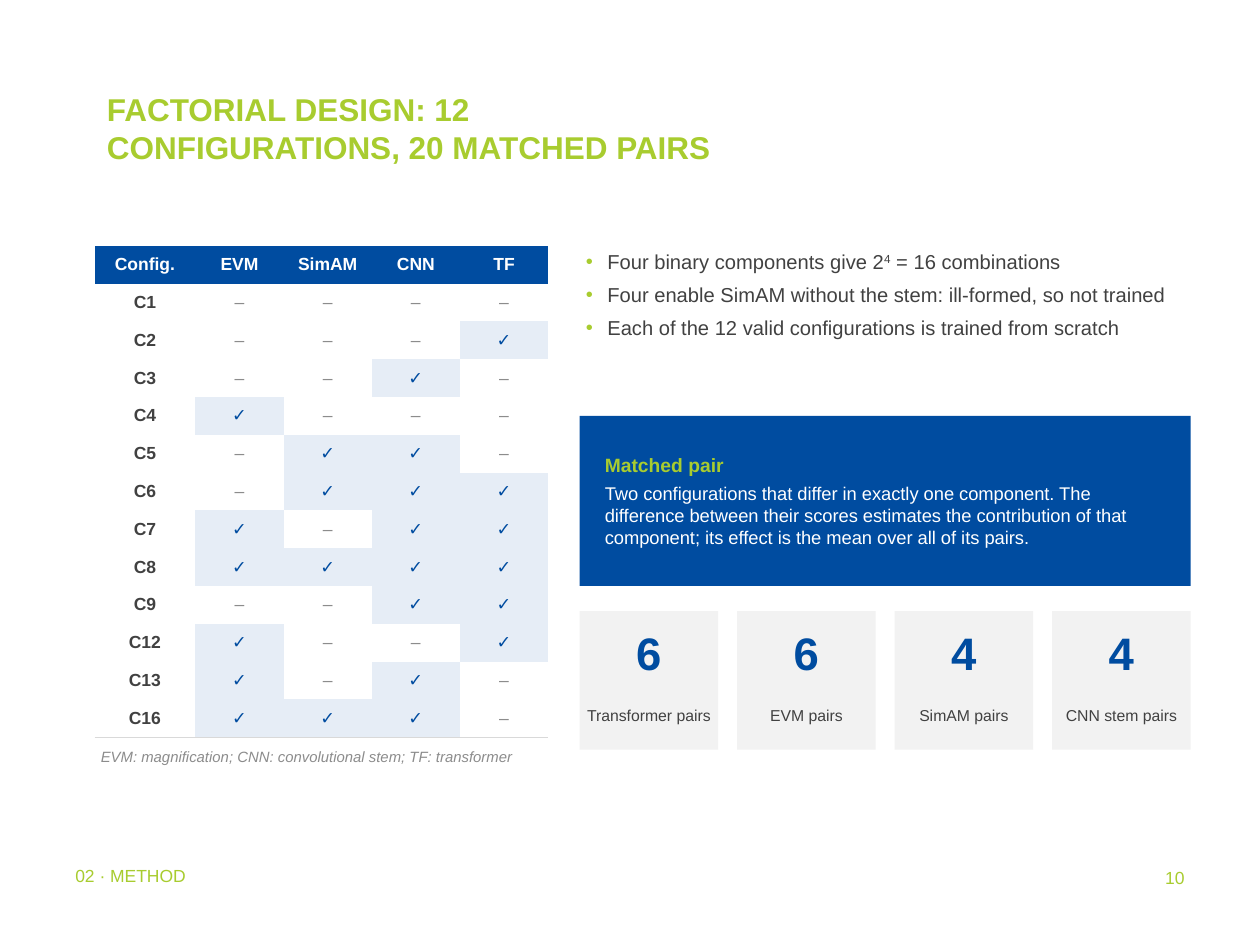
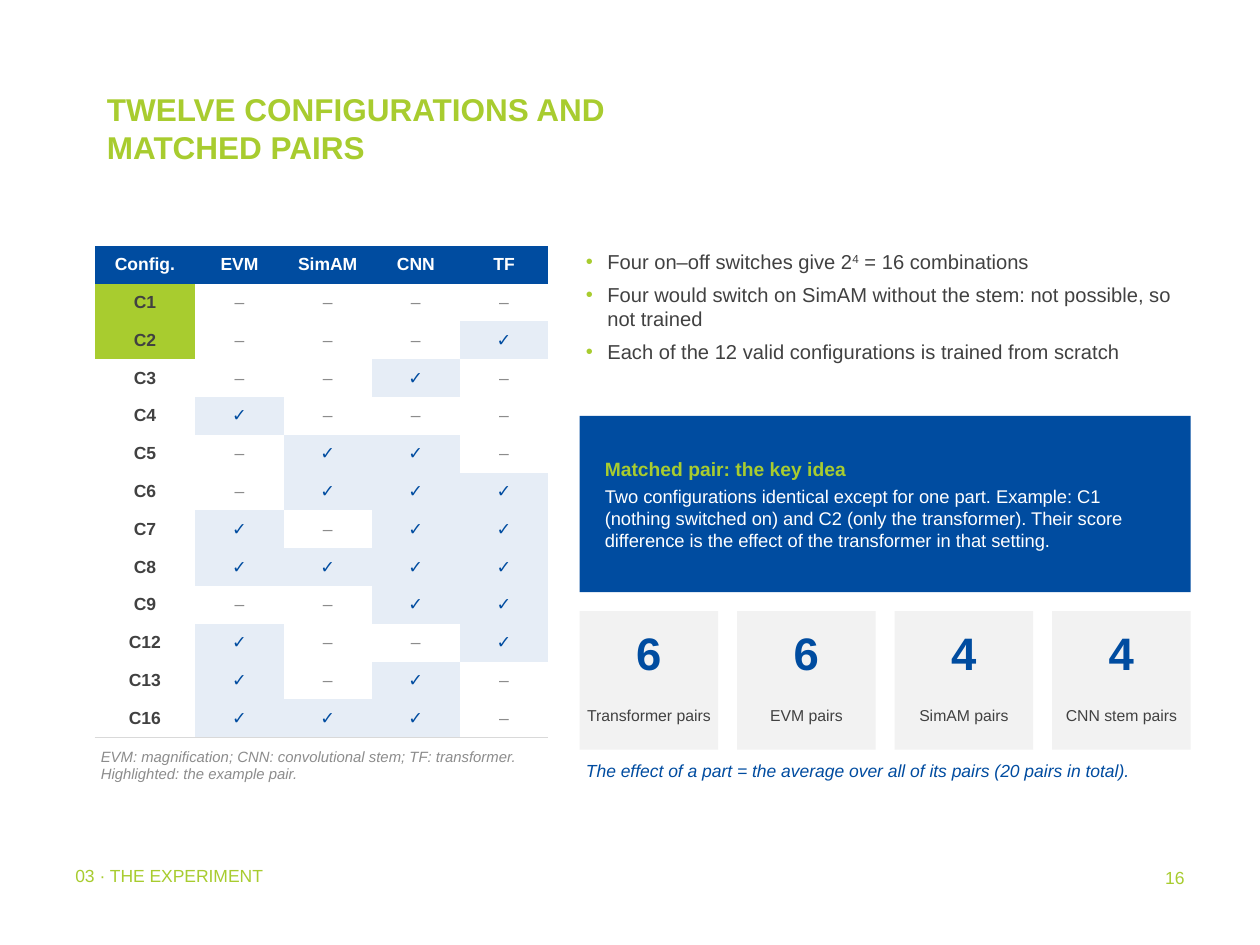
Before and after one commit to addhyan2000/FinalMERThesis, a slide deck: slide 16 of MER_Thesis_Defence.pptx (slide 10 before the commit). Drawn at 1260x945 pixels with LibreOffice and Linux fonts; fonts in the diff are those of the drawing; background and template pictures are left out. Boxes give left, top, right and bottom in pixels: in the first picture for what was removed or moved away, otherwise in the second. Text is boxed around its words. In the diff, an @@ line names an element or a change of style, - is before the commit and + after.

Commit message:
new ppt

```diff
--- a/MER_Thesis_Defence.pptx
+++ b/MER_Thesis_Defence.pptx
@@ title at (x1=107, y1=99, x2=604, y2=160): text changed @@
-FACTORIAL DESIGN: 12 CONFIGURATIONS, 20 MATCHED PAIRS
+TWELVE CONFIGURATIONS AND MATCHED PAIRS
@@ table at (x1=94, y1=246, x2=548, y2=737) @@
@@ fill #FFFFFF to #A8CC2F in 2 cells @@
@@ text at (x1=607, y1=254, x2=1170, y2=326): text changed @@
-• Four binary components give 24 = 16 combinations
-• Four enable SimAM without the stem: ill-formed, so not trained
+• Four on–off switches give 24 = 16 combinations
+• Four would switch on SimAM without the stem: not possible, so not trained
@@ rectangle resized from (x1=580, y1=416, x2=1191, y2=586) to (x1=580, y1=416, x2=1191, y2=592) @@
@@ text at (x1=605, y1=462, x2=1123, y2=551): text changed @@
-Matched pair
-Two configurations that differ in exactly one component. The difference between their scores estimates the contribution of that component; its effect is the mean over all of its pairs.
+Matched pair: the key idea
+Two configurations identical except for one part. Example: C1 (nothing switched on) and C2 (only the transformer). Their score difference is the effect of the transformer in that setting.
@@ text at (x1=101, y1=751, x2=516, y2=782): text changed @@
-EVM: magnification; CNN: convolutional stem; TF: transformer
+EVM: magnification; CNN: convolutional stem; TF: transformer. Highlighted: the example pair.
@@ text added at (x1=586, y1=764, x2=1130, y2=781), 10 pt, text #004CA0, italic @@
+The effect of a part = the average over all of its pairs (20 pairs in total).
@@ text at (x1=75, y1=870, x2=263, y2=882): text changed @@
-02 · METHOD
+03 · THE EXPERIMENT
@@ page number at (x1=1165, y1=872, x2=1184, y2=884): text changed @@
-10
+16
```
Also in this commit, not shown: 36 other slides changed, 9 slides added, 2 slides removed, 1 other file.
